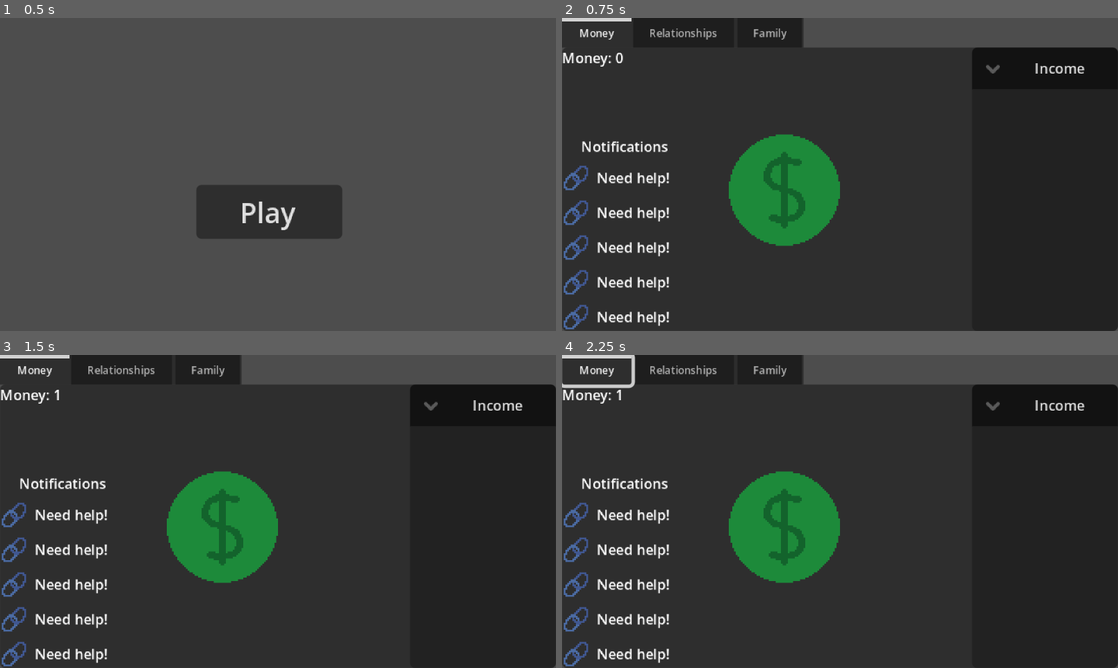
Above: before the commit, frames 1-4 (two rows, left to right).
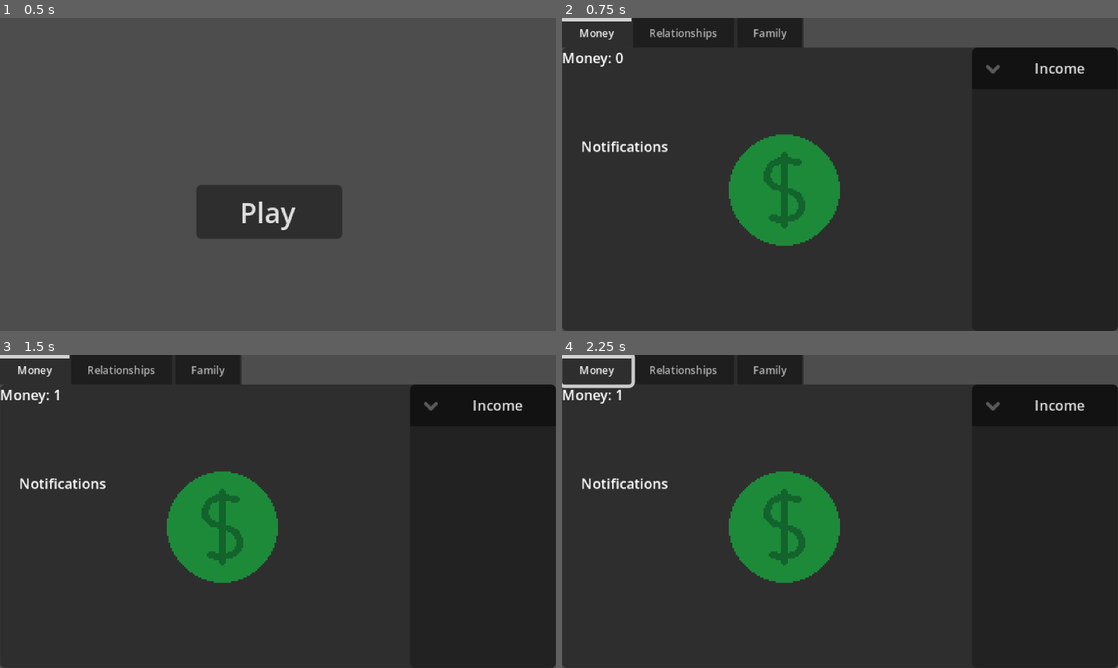
Above: after the commit, the same moments.

Repository: ObedH/the-american-dream
Game: Godot game, scene res://scenes/main/main.tscn
Two runs of this game, one before a commit and one after it. Both use one fixed random seed, a clock stepped at 60 frames per second and the inputs below.
Inputs (mouse positions are in pixels of both pictures, inside the frame that each line leads up to):
- Up to frame 1 (0.5 s): no input
- Up to frame 2 (0.75 s): click "Play" at 0.5 s
- Up to frame 3 (1.5 s): click (222, 527) at 1.25 s
- Up to frame 4 (2.25 s): tap Enter at 2 s; move the mouse to (962, 495) at 2.02 s; hold Right from 2.03 s (still down); tap Alt at 2.1 s; click (962, 495) at 2.17 s

Frame 1 is identical in both runs. In frame 2, 2.0% of the frame differs, in the area x 0-20%, y 47-100%; in frame 3, 2.0%; in frame 4, 2.0%.

Commit message:
Added basic functionality for requesting notifications

Diff:
--- a/scenes/family/family.gd
+++ b/scenes/family/family.gd
@@ -1,5 +1,7 @@
 class_name Family
 extends Control
+
+signal notif_request(notif: Notif)
 
 
 func _ready() -> void:
--- a/scenes/money/money.gd
+++ b/scenes/money/money.gd
@@ -1,5 +1,7 @@
 class_name Money
 extends Control
+
+signal notif_request(notif: Notif)
 
 var money: int = 0
 
@@ -21,6 +23,9 @@
 	money += amount
 	money_display.text = "Money: %d" % money
 
+	if money > 5:
+		notif_request.emit(Notif.new(Notif.NotifType.MONEY, "Too much!"))
+
 
 func take_money(amount: int) -> void:
 	money -= amount
--- a/scenes/play/notifs_panel/notif/notif.gd
+++ b/scenes/play/notifs_panel/notif/notif.gd
@@ -1,2 +1,16 @@
 class_name Notif
-extends HBoxContainer
+extends Resource
+
+enum NotifType {
+	HOME,
+	MONEY,
+	RELA
+}
+
+@export var notif_type: NotifType
+@export var message: String
+
+
+func _init(type: NotifType, text: String) -> void:
+	notif_type = type
+	message = text
--- /dev/null
+++ b/scenes/play/notifs_panel/notif/notif_bubble.gd
@@ -0,0 +1,30 @@
+class_name NotifBubble
+extends HBoxContainer
+
+const HOME_ICON = preload("uid://dnej8ano32u0d")
+const MONEY_ICON = preload("uid://dr41qo01cmx8s")
+const RELA_ICON = preload("uid://3e8rhlbun1sc")
+
+var notif_meta: Notif
+
+@onready var icon: TextureRect = $Icon
+@onready var message: Label = $Message
+
+
+func _ready() -> void:
+	if notif_meta == null:
+		push_warning("No notif meta!")
+		return
+
+	match notif_meta.notif_type:
+		Notif.NotifType.MONEY:
+			icon.texture = MONEY_ICON
+		Notif.NotifType.HOME:
+			icon.texture = HOME_ICON
+		Notif.NotifType.RELA:
+			icon.texture = RELA_ICON
+
+	message.text = notif_meta.message
+
+func make(notif: Notif) -> void:
+	notif_meta = notif
--- a/scenes/play/notifs_panel/notif/notif.tscn
+++ b/scenes/play/notifs_panel/notif/notif_bubble.tscn
@@ -1,21 +1,21 @@
 [gd_scene format=3 uid="uid://doi44j5qbp5gh"]
 
-[ext_resource type="Script" uid="uid://cfb4annndb73j" path="res://scenes/play/notifs_panel/notif/notif.gd" id="1_1qhkx"]
-[ext_resource type="Texture2D" uid="uid://3e8rhlbun1sc" path="res://scenes/play/notifs_panel/notif/rela_icon.tres" id="1_v6t7w"]
+[ext_resource type="Script" uid="uid://cfb4annndb73j" path="res://scenes/play/notifs_panel/notif/notif_bubble.gd" id="1_lmmcv"]
+[ext_resource type="Texture2D" uid="uid://3e8rhlbun1sc" path="res://scenes/play/notifs_panel/notif/rela_icon.tres" id="2_ukbw2"]
 
 [node name="Notif" type="HBoxContainer" unique_id=169467825]
 custom_minimum_size = Vector2(73, 0)
 offset_right = 58.0
 offset_bottom = 12.0
-script = ExtResource("1_1qhkx")
+script = ExtResource("1_lmmcv")
 
 [node name="Icon" type="TextureRect" parent="." unique_id=2000281496]
 layout_mode = 2
 size_flags_vertical = 4
-texture = ExtResource("1_v6t7w")
+texture = ExtResource("2_ukbw2")
 stretch_mode = 2
 
-[node name="Label" type="Label" parent="." unique_id=1350614403]
+[node name="Message" type="Label" parent="." unique_id=1350614403]
 layout_mode = 2
 text = "Need help!"
 horizontal_alignment = 1
--- a/scenes/play/notifs_panel/notifs_panel.tscn
+++ b/scenes/play/notifs_panel/notifs_panel.tscn
@@ -2,7 +2,6 @@
 
 [ext_resource type="Theme" uid="uid://cpnk7xou0ltke" path="res://ui/themes/main_theme/main_theme.tres" id="1_tyffg"]
 [ext_resource type="Script" uid="uid://dxsrnncj064qq" path="res://scenes/play/notifs_panel/notifs_panel.gd" id="2_dbd1c"]
-[ext_resource type="PackedScene" uid="uid://doi44j5qbp5gh" path="res://scenes/play/notifs_panel/notif/notif.tscn" id="3_j72b8"]
 
 [node name="NotifsPanel" type="VBoxContainer" unique_id=637751230]
 anchors_preset = 2
@@ -18,18 +17,3 @@
 layout_mode = 2
 text = "Notifications"
 horizontal_alignment = 1
-
-[node name="Notif" parent="." unique_id=2068622365 instance=ExtResource("3_j72b8")]
-layout_mode = 2
-
-[node name="Notif2" parent="." unique_id=169467825 instance=ExtResource("3_j72b8")]
-layout_mode = 2
-
-[node name="Notif3" parent="." unique_id=904959339 instance=ExtResource("3_j72b8")]
-layout_mode = 2
-
-[node name="Notif4" parent="." unique_id=992694714 instance=ExtResource("3_j72b8")]
-layout_mode = 2
-
-[node name="Notif5" parent="." unique_id=1723349589 instance=ExtResource("3_j72b8")]
-layout_mode = 2
--- a/scenes/play/play.gd
+++ b/scenes/play/play.gd
@@ -1,16 +1,39 @@
 class_name Play
 extends Control
+
+const NOTIF_BUBBLE = preload("res://scenes/play/notifs_panel/notif/notif_bubble.tscn")
 
 @onready var money: Money = $TabContainer/Money
 @onready var relas: Relationships = $TabContainer/Relationships
 @onready var family: Family = $TabContainer/Family
+@onready var notifs_panel: NotifsPanel = $NotifsPanel
 
 
 func _ready() -> void:
-	pass
+	money.notif_request.connect(_on_money_notif)
+	relas.notif_request.connect(_on_relas_notif)
+	family.notif_request.connect(_on_family_notif)
 
 
 func initialize() -> void:
 	money.initialize()
 	relas.initialize()
 	family.initialize()
+
+
+func _on_money_notif(notif: Notif) -> void:
+	var bubble: NotifBubble = NOTIF_BUBBLE.instantiate()
+	bubble.make(notif)
+	notifs_panel.add_child(bubble)
+
+
+func _on_relas_notif(notif: Notif) -> void:
+	var bubble: NotifBubble = NOTIF_BUBBLE.instantiate()
+	bubble.make(notif)
+	notifs_panel.add_child(bubble)
+
+
+func _on_family_notif(notif: Notif) -> void:
+	var bubble: NotifBubble = NOTIF_BUBBLE.instantiate()
+	bubble.make(notif)
+	notifs_panel.add_child(bubble)
--- a/scenes/relas/relas.gd
+++ b/scenes/relas/relas.gd
@@ -1,5 +1,7 @@
 class_name Relationships
 extends Control
+
+signal notif_request(notif: Notif)
 
 
 func _ready() -> void:
Not shown, changed: scenes/play/notifs_panel/notif/notif.gd.uid
Not shown, added: scenes/play/notifs_panel/notif/notif_bubble.gd.uid
